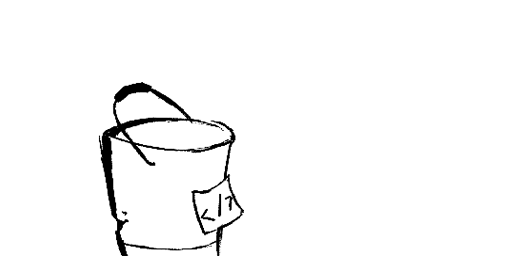
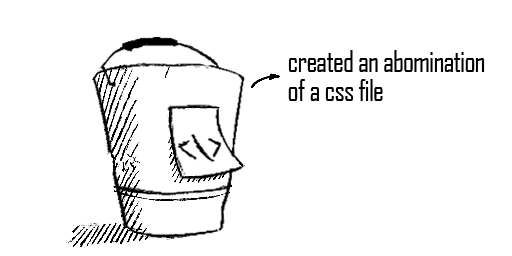
The second 512x256 image is a revision of the first. Changes to its layers:
removed layer "Livello 3" over [98, 82, 244, 256]
added layer "created an abomination of a css file" above "Livello 5" over [288, 50, 485, 101]
added layer "Livello 5" above "Livello 4" over [68, 57, 321, 247]
added layer "Livello 4" over [80, 37, 246, 243]
